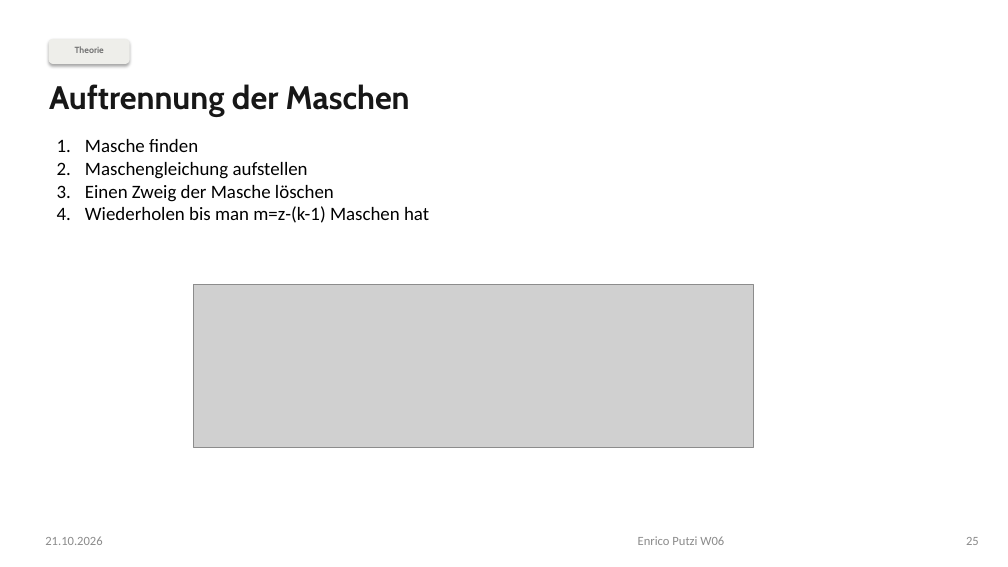
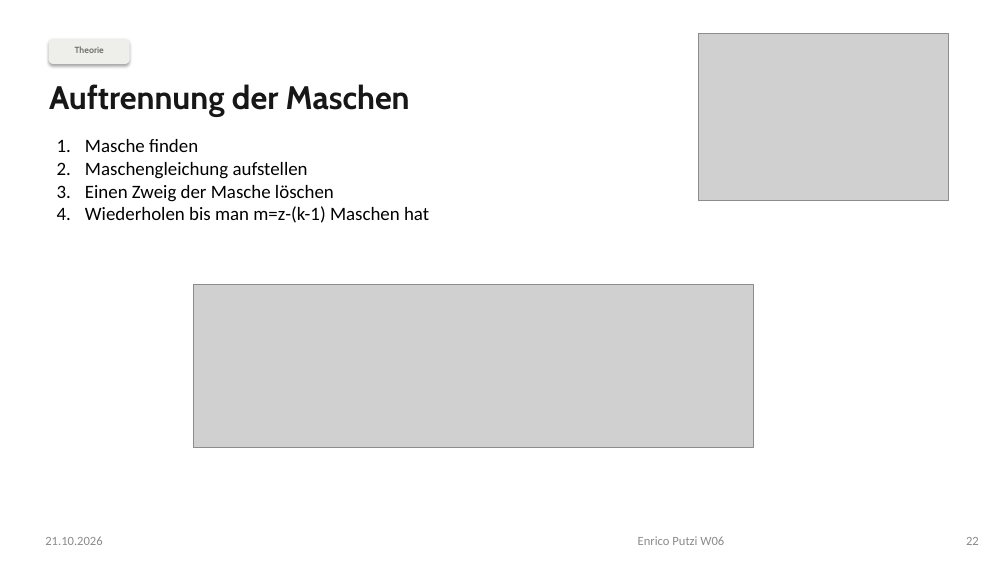
Before and after one commit to eputzi/eputzi.github.io, a slide deck: slide 22 of courses/nus1/files/slides/W06.pptx (slide 25 before the commit). Drawn at 1008x567 pixels with LibreOffice and Linux fonts; fonts in the diff are those of the drawing; grey boxes stand for pictures. Boxes give left, top, right and bottom in pixels: in the first picture for what was removed or moved away, otherwise in the second. Text is boxed around its words. In the diff, an @@ line names an element or a change of style, - is before the commit and + after.

```diff
--- a/courses/nus1/files/slides/W06.pptx
+++ b/courses/nus1/files/slides/W06.pptx
@@ picture added at <box>699,33,949,200</box> @@
@@ page number at <box>966,537,979,545</box>: text changed @@
-25
+22
```
Also in this commit, not shown: 1 other slide changed, 3 slides removed, 4 other files.
